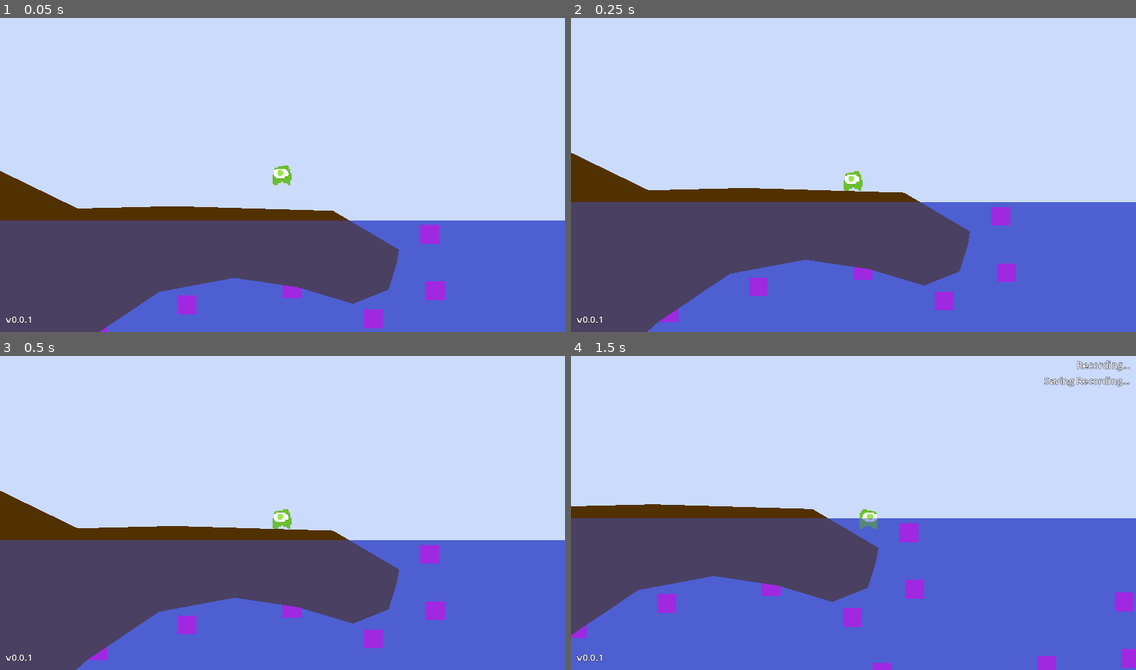
Above: before the commit, frames 1-4 (two rows, left to right).
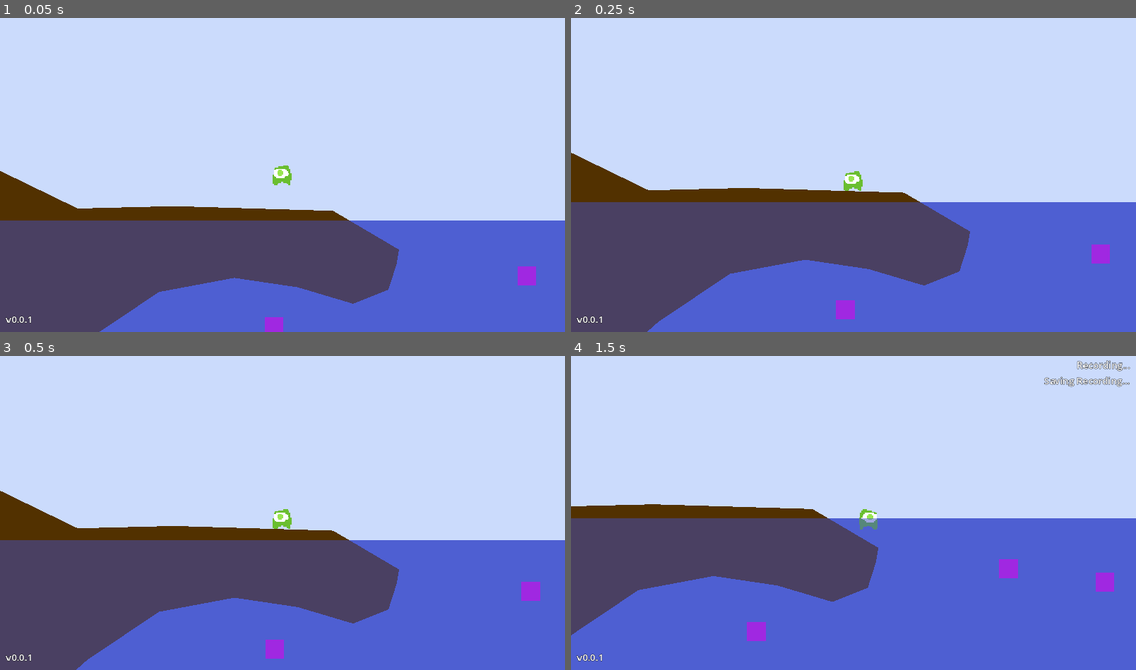
Above: after the commit, the same moments.

Repository: maggardJosh/ld55
Game: Godot game, scene res://main.tscn
The game is run twice, just before and just after one commit, with the same random seed, the same clock (stepped at 60 frames per second) and the same inputs.
Inputs:
- Up to frame 1 (0.05 s): no input
- Up to frame 2 (0.25 s): no input
- Up to frame 3 (0.5 s): no input
- Up to frame 4 (1.5 s): hold D (move_right) from 0.53 s (still down); tap R (Record) at 0.6, 1.35 s; tap Space (jump) at 0.77 s

The runs differ from the first frame. In frame 1, 1.3% of the frame differs, in the area x 17-95%, y 65-100%; in frame 2, 1.4%; in frame 3, 1.4%; in frame 4, 2.2%, in the area x 0-100%, y 49-100%.

Commit message:
refactor float component

Diff:
--- /dev/null
+++ b/FloatComponent.gd
@@ -0,0 +1,27 @@
+class_name FloatComponent
+extends Node
+
+@export var float_target: Node2D
+@export var max_float_speed: float = 1
+@export var max_unfloat_speed: float = 10
+@export var float_noise: NoiseTexture2D
+@export var float_effect_magnitude: float = 3.0
+
+@export var is_in_water: bool = false
+
+func _ready() -> void:
+	count = randf_range(0,200)
+
+func set_in_water(value: bool):
+	is_in_water = value
+
+
+var count: float = 0
+func _process(delta: float) -> void:
+	if not is_in_water:
+		float_target.position = float_target.position.move_toward(Vector2.ZERO, delta*max_unfloat_speed)
+	else:
+		count += delta
+		var x_disp = float_noise.noise.get_noise_2d(count, 0) * float_effect_magnitude
+		var y_disp = float_noise.noise.get_noise_2d(0, count) * float_effect_magnitude
+		float_target.position = float_target.position.move_toward(Vector2(x_disp, y_disp), delta * max_float_speed)
--- /dev/null
+++ b/float_component.tscn
@@ -0,0 +1,16 @@
+[gd_scene load_steps=4 format=3 uid="uid://c515veavly2w0"]
+
+[ext_resource type="Script" path="res://FloatComponent.gd" id="1_oncev"]
+
+[sub_resource type="FastNoiseLite" id="FastNoiseLite_4exyn"]
+noise_type = 3
+frequency = 0.1
+
+[sub_resource type="NoiseTexture2D" id="NoiseTexture2D_eelr5"]
+seamless = true
+noise = SubResource("FastNoiseLite_4exyn")
+
+[node name="FloatComponent" type="Node"]
+script = ExtResource("1_oncev")
+float_noise = SubResource("NoiseTexture2D_eelr5")
+float_effect_magnitude = 8.0
--- a/main.tscn
+++ b/main.tscn
@@ -5,6 +5,7 @@
 [ext_resource type="PackedScene" uid="uid://cjiok5o0qam3w" path="res://ui.tscn" id="3_0cdyn"]
 [ext_resource type="Script" path="res://WaterArea.gd" id="3_58cow"]
 [ext_resource type="PackedScene" uid="uid://b1tw6cgdbe6r7" path="res://biome.tscn" id="5_18gyt"]
+[ext_resource type="PackedScene" uid="uid://s6lkr5v083iq" path="res://placeholder_sprite.tscn" id="6_bw7w6"]
 
 [sub_resource type="RectangleShape2D" id="RectangleShape2D_as6lo"]
 size = Vector2(4246, 378)
@@ -26,9 +27,6 @@
 
 [sub_resource type="RectangleShape2D" id="RectangleShape2D_mb8yo"]
 size = Vector2(20240, 7046)
-
-[sub_resource type="PlaceholderTexture2D" id="PlaceholderTexture2D_t5me4"]
-size = Vector2(16, 16)
 
 [sub_resource type="PlaceholderTexture2D" id="PlaceholderTexture2D_mk1d2"]
 size = Vector2(80, 16)
@@ -113,125 +111,58 @@
 
 [node name="Placeholder Sprites" type="Node2D" parent="."]
 
-[node name="Sprite2D" type="Sprite2D" parent="Placeholder Sprites"]
-position = Vector2(-234, 25)
-texture = SubResource("PlaceholderTexture2D_t5me4")
-
-[node name="Sprite2D2" type="Sprite2D" parent="Placeholder Sprites"]
-position = Vector2(-209, 72)
-texture = SubResource("PlaceholderTexture2D_t5me4")
-
-[node name="Sprite2D3" type="Sprite2D" parent="Placeholder Sprites"]
-position = Vector2(2, 60)
-texture = SubResource("PlaceholderTexture2D_t5me4")
-
-[node name="Sprite2D4" type="Sprite2D" parent="Placeholder Sprites"]
-position = Vector2(-3, 12)
-texture = SubResource("PlaceholderTexture2D_t5me4")
-
-[node name="Sprite2D5" type="Sprite2D" parent="Placeholder Sprites"]
-position = Vector2(-285, 94)
-texture = SubResource("PlaceholderTexture2D_t5me4")
-
-[node name="Sprite2D6" type="Sprite2D" parent="Placeholder Sprites"]
-position = Vector2(-303, -1)
-texture = SubResource("PlaceholderTexture2D_t5me4")
-
-[node name="Sprite2D7" type="Sprite2D" parent="Placeholder Sprites"]
-position = Vector2(183, 151)
-texture = SubResource("PlaceholderTexture2D_t5me4")
-
-[node name="Sprite2D8" type="Sprite2D" parent="Placeholder Sprites"]
-position = Vector2(208, 198)
-texture = SubResource("PlaceholderTexture2D_t5me4")
-
-[node name="Sprite2D9" type="Sprite2D" parent="Placeholder Sprites"]
-position = Vector2(419, 186)
-texture = SubResource("PlaceholderTexture2D_t5me4")
-
-[node name="Sprite2D10" type="Sprite2D" parent="Placeholder Sprites"]
-position = Vector2(414, 138)
-texture = SubResource("PlaceholderTexture2D_t5me4")
-
-[node name="Sprite2D11" type="Sprite2D" parent="Placeholder Sprites"]
-position = Vector2(132, 220)
-texture = SubResource("PlaceholderTexture2D_t5me4")
-
-[node name="Sprite2D12" type="Sprite2D" parent="Placeholder Sprites"]
-position = Vector2(114, 125)
-texture = SubResource("PlaceholderTexture2D_t5me4")
-
-[node name="Sprite2D13" type="Sprite2D" parent="Placeholder Sprites"]
-position = Vector2(-51, 84)
-texture = SubResource("PlaceholderTexture2D_t5me4")
-
-[node name="Sprite2D14" type="Sprite2D" parent="Placeholder Sprites"]
-position = Vector2(-26, 131)
-texture = SubResource("PlaceholderTexture2D_t5me4")
-
-[node name="Sprite2D15" type="Sprite2D" parent="Placeholder Sprites"]
-position = Vector2(185, 119)
-texture = SubResource("PlaceholderTexture2D_t5me4")
-
-[node name="Sprite2D16" type="Sprite2D" parent="Placeholder Sprites"]
-position = Vector2(180, 71)
-texture = SubResource("PlaceholderTexture2D_t5me4")
-
-[node name="Sprite2D17" type="Sprite2D" parent="Placeholder Sprites"]
-position = Vector2(-102, 153)
-texture = SubResource("PlaceholderTexture2D_t5me4")
-
-[node name="Sprite2D18" type="Sprite2D" parent="Placeholder Sprites"]
-position = Vector2(-120, 58)
-texture = SubResource("PlaceholderTexture2D_t5me4")
-
-[node name="Sprite2D19" type="Sprite2D" parent="Placeholder Sprites"]
-position = Vector2(-522, 58)
-texture = SubResource("PlaceholderTexture2D_t5me4")
-
-[node name="Sprite2D20" type="Sprite2D" parent="Placeholder Sprites"]
-position = Vector2(-497, 105)
-texture = SubResource("PlaceholderTexture2D_t5me4")
-
-[node name="Sprite2D21" type="Sprite2D" parent="Placeholder Sprites"]
-position = Vector2(-286, 93)
-texture = SubResource("PlaceholderTexture2D_t5me4")
-
-[node name="Sprite2D22" type="Sprite2D" parent="Placeholder Sprites"]
-position = Vector2(-291, 45)
-texture = SubResource("PlaceholderTexture2D_t5me4")
-
-[node name="Sprite2D23" type="Sprite2D" parent="Placeholder Sprites"]
-position = Vector2(-573, 127)
-texture = SubResource("PlaceholderTexture2D_t5me4")
-
-[node name="Sprite2D24" type="Sprite2D" parent="Placeholder Sprites"]
-position = Vector2(-591, 32)
-texture = SubResource("PlaceholderTexture2D_t5me4")
-
-[node name="Sprite2D25" type="Sprite2D" parent="Placeholder Sprites"]
-position = Vector2(-348, 277)
-texture = SubResource("PlaceholderTexture2D_t5me4")
-
-[node name="Sprite2D26" type="Sprite2D" parent="Placeholder Sprites"]
-position = Vector2(-323, 324)
-texture = SubResource("PlaceholderTexture2D_t5me4")
-
-[node name="Sprite2D27" type="Sprite2D" parent="Placeholder Sprites"]
-position = Vector2(-112, 312)
-texture = SubResource("PlaceholderTexture2D_t5me4")
-
-[node name="Sprite2D28" type="Sprite2D" parent="Placeholder Sprites"]
-position = Vector2(-117, 264)
-texture = SubResource("PlaceholderTexture2D_t5me4")
-
-[node name="Sprite2D29" type="Sprite2D" parent="Placeholder Sprites"]
-position = Vector2(-399, 346)
-texture = SubResource("PlaceholderTexture2D_t5me4")
-
-[node name="Sprite2D30" type="Sprite2D" parent="Placeholder Sprites"]
-position = Vector2(-417, 251)
-texture = SubResource("PlaceholderTexture2D_t5me4")
+[node name="PlaceholderSprite" parent="Placeholder Sprites" instance=ExtResource("6_bw7w6")]
+
+[node name="PlaceholderSprite2" parent="Placeholder Sprites" instance=ExtResource("6_bw7w6")]
+position = Vector2(164, 53)
+
+[node name="PlaceholderSprite3" parent="Placeholder Sprites" instance=ExtResource("6_bw7w6")]
+position = Vector2(-339, 193)
+
+[node name="PlaceholderSprite4" parent="Placeholder Sprites" instance=ExtResource("6_bw7w6")]
+position = Vector2(-320, 201)
+
+[node name="PlaceholderSprite5" parent="Placeholder Sprites" instance=ExtResource("6_bw7w6")]
+position = Vector2(-319, 177)
+
+[node name="PlaceholderSprite6" parent="Placeholder Sprites" instance=ExtResource("6_bw7w6")]
+position = Vector2(-136, 90)
+
+[node name="PlaceholderSprite7" parent="Placeholder Sprites" instance=ExtResource("6_bw7w6")]
+position = Vector2(-45, 187)
+
+[node name="PlaceholderSprite8" parent="Placeholder Sprites" instance=ExtResource("6_bw7w6")]
+position = Vector2(177, 231)
+
+[node name="PlaceholderSprite9" parent="Placeholder Sprites" instance=ExtResource("6_bw7w6")]
+position = Vector2(502, 78)
+
+[node name="PlaceholderSprite10" parent="Placeholder Sprites" instance=ExtResource("6_bw7w6")]
+position = Vector2(516, 216)
+
+[node name="PlaceholderSprite11" parent="Placeholder Sprites" instance=ExtResource("6_bw7w6")]
+position = Vector2(328, 140)
+
+[node name="PlaceholderSprite12" parent="Placeholder Sprites" instance=ExtResource("6_bw7w6")]
+position = Vector2(304, 316)
+
+[node name="PlaceholderSprite13" parent="Placeholder Sprites" instance=ExtResource("6_bw7w6")]
+position = Vector2(-90, 414)
+
+[node name="PlaceholderSprite14" parent="Placeholder Sprites" instance=ExtResource("6_bw7w6")]
+position = Vector2(193, 579)
+
+[node name="PlaceholderSprite15" parent="Placeholder Sprites" instance=ExtResource("6_bw7w6")]
+position = Vector2(638, 60)
+
+[node name="PlaceholderSprite16" parent="Placeholder Sprites" instance=ExtResource("6_bw7w6")]
+position = Vector2(727, 105)
+
+[node name="PlaceholderSprite17" parent="Placeholder Sprites" instance=ExtResource("6_bw7w6")]
+position = Vector2(782, 191)
+
+[node name="PlaceholderSprite18" parent="Placeholder Sprites" instance=ExtResource("6_bw7w6")]
+position = Vector2(637, 174)
 
 [node name="StartingIsland" type="StaticBody2D" parent="."]
 position = Vector2(-110, -8)
@@ -255,19 +186,18 @@
 polygon = PackedVector2Array(-677, -104, -783, -1932, -1047, -1962, -1017, -112, -1387, 107, -1349, 560, -1047, 832, -919, 1157, -889, 1504, -972, 1814, -1221, 2108, -1160, 2350, -934, 2463, -405, 2342, 55, 2123, 86, 1610, -88, 1421, -315, 1270, -428, 968, -443, 628, -405, 432, -473, 130)
 
 [node name="CollisionPolygon2D" type="CollisionPolygon2D" parent="MiddleSeparator"]
+visible = false
 polygon = PackedVector2Array(-677, -104, -783, -1932, -1047, -1962, -1017, -112, -1387, 107, -1349, 560, -1047, 832, -919, 1157, -889, 1504, -972, 1814, -1221, 2108, -1160, 2350, -934, 2463, -405, 2342, 55, 2123, 86, 1610, -88, 1421, -315, 1270, -428, 968, -443, 628, -405, 432, -473, 130)
 
 [node name="OOB" type="StaticBody2D" parent="."]
 position = Vector2(-1647, 2848)
-
-[node name="Sprite2D" type="Sprite2D" parent="OOB"]
-texture = SubResource("PlaceholderTexture2D_mk1d2")
 
 [node name="Polygon2D" type="Polygon2D" parent="OOB"]
 color = Color(0.321569, 0.192157, 0, 1)
 polygon = PackedVector2Array(808, -4029, 646, -752, -112, -636, -399, -924, 456, -1587, 365, -2017, -70, -2215, -676, -2090, -693, -1179, -472, -557, 727, -25, 2729, 11, 6109, -117, 5384, -2715, 6305, -5010, 10941, 170, 5928, 2662, -1246, 2435, -2484, -4436)
 
 [node name="CollisionPolygon2D" type="CollisionPolygon2D" parent="OOB"]
+visible = false
 polygon = PackedVector2Array(808, -4029, 646, -752, -112, -636, -399, -924, 456, -1587, 365, -2017, -70, -2215, -676, -2090, -693, -1179, -472, -557, 727, -25, 2729, 11, 6109, -117, 5384, -2715, 6305, -5010, 10941, 170, 5928, 2662, -1246, 2435, -2484, -4436)
 
 [connection signal="body_entered" from="WaterArea" to="WaterArea" method="_on_body_entered"]
--- /dev/null
+++ b/placeholder_sprite.tscn
@@ -0,0 +1,19 @@
+[gd_scene load_steps=3 format=3 uid="uid://s6lkr5v083iq"]
+
+[ext_resource type="PackedScene" uid="uid://c515veavly2w0" path="res://float_component.tscn" id="1_rqy4v"]
+
+[sub_resource type="PlaceholderTexture2D" id="PlaceholderTexture2D_t5me4"]
+size = Vector2(16, 16)
+
+[node name="PlaceholderSprite" type="Node2D"]
+position = Vector2(79, 48)
+
+[node name="Sprite2D" type="Sprite2D" parent="."]
+texture = SubResource("PlaceholderTexture2D_t5me4")
+
+[node name="FloatComponent" parent="Sprite2D" node_paths=PackedStringArray("float_target") instance=ExtResource("1_rqy4v")]
+float_target = NodePath("..")
+max_float_speed = 20.0
+max_unfloat_speed = 30.0
+float_effect_magnitude = 20.0
+is_in_water = true
--- a/player.gd
+++ b/player.gd
@@ -18,29 +18,26 @@
 @export var water_speed: float = 200
 @export var water_friction_speed: float = 10
 
-@export_group("Float")
-@export var float_noise: NoiseTexture2D
-@export var float_effect_magnitude: float = 3.0
-
 @onready var sprite: Sprite2D = %Sprite
-
+@onready var float_component: FloatComponent = $FloatComponent
 
 var gravity = ProjectSettings.get_setting("physics/2d/default_gravity")
 var is_in_water: bool = false
 
 func enter_water():
+	float_component.set_in_water(true)
 	motion_mode = CharacterBody2D.MOTION_MODE_FLOATING
 	floor_constant_speed = false
 	is_in_water = true
 	velocity.y *= .5
 
 func exit_water():
+	float_component.set_in_water(false)
 	motion_mode = CharacterBody2D.MOTION_MODE_GROUNDED
 	floor_constant_speed = true
 	is_in_water = false
 	velocity.y *= 2
 
-var noise_count: float = 0
 func _physics_process(delta):
 	GameEvents.add_debug_obj.emit("in_water", is_in_water)
 	GameEvents.add_debug_obj.emit("grounded", is_on_floor())
@@ -52,7 +49,6 @@
 	GameEvents.add_debug_obj.emit("direction_input", direction_input)
 
 	if not is_in_water:
-		sprite.position = sprite.position.move_toward(Vector2.ZERO, delta*10)
 		if not is_on_floor():
 			velocity.y += gravity * delta
 			if velocity.y > max_fall_speed:
@@ -73,10 +69,6 @@
 			else:
 				velocity.x = move_toward(velocity.x, 0, air_friction_speed * delta)
 	else:
-		noise_count += delta
-		var x_disp = float_noise.noise.get_noise_2d(noise_count, 0) * float_effect_magnitude
-		var y_disp = float_noise.noise.get_noise_2d(0, noise_count) * float_effect_magnitude
-		sprite.position = sprite.position.move_toward(Vector2(x_disp, y_disp), delta)
 
 		var x_input = direction_input.x
 		var y_input = direction_input.y
@@ -104,8 +96,6 @@
 	if move_and_slide():
 		if is_in_water:
 			var collision_data: KinematicCollision2D = get_last_slide_collision()
-			GameEvents.add_debug_obj.emit("norm", collision_data.get_normal())
-			velocity = velocity.bounce(collision_data.get_normal()) * .8
+			velocity = velocity.slide(collision_data.get_normal())
 
-
-	GameEvents.add_debug_obj.emit("post-velocity", velocity)
+	GameEvents.add_debug_obj.emit("post-slide-velocity", velocity)
--- a/player.tscn
+++ b/player.tscn
@@ -1,15 +1,8 @@
-[gd_scene load_steps=6 format=3 uid="uid://mnaxd41w2loc"]
+[gd_scene load_steps=5 format=3 uid="uid://mnaxd41w2loc"]
 
 [ext_resource type="Script" path="res://player.gd" id="1_b3cg5"]
 [ext_resource type="Texture2D" uid="uid://c4etptninfkid" path="res://player.png" id="2_7u1va"]
-
-[sub_resource type="FastNoiseLite" id="FastNoiseLite_4exyn"]
-noise_type = 3
-frequency = 0.1
-
-[sub_resource type="NoiseTexture2D" id="NoiseTexture2D_eelr5"]
-seamless = true
-noise = SubResource("FastNoiseLite_4exyn")
+[ext_resource type="PackedScene" uid="uid://c515veavly2w0" path="res://float_component.tscn" id="3_a6bku"]
 
 [sub_resource type="CircleShape2D" id="CircleShape2D_rnvbg"]
 radius = 7.0
@@ -30,8 +23,6 @@
 water_accel = 250.0
 water_speed = 150.0
 water_friction_speed = 150.0
-float_noise = SubResource("NoiseTexture2D_eelr5")
-float_effect_magnitude = 8.0
 metadata/_edit_horizontal_guides_ = [-29.0]
 
 [node name="Sprite" type="Sprite2D" parent="."]
@@ -51,3 +42,6 @@
 drag_top_margin = 0.05
 drag_right_margin = 0.05
 drag_bottom_margin = 0.05
+
+[node name="FloatComponent" parent="." node_paths=PackedStringArray("float_target") instance=ExtResource("3_a6bku")]
+float_target = NodePath("../Sprite")
